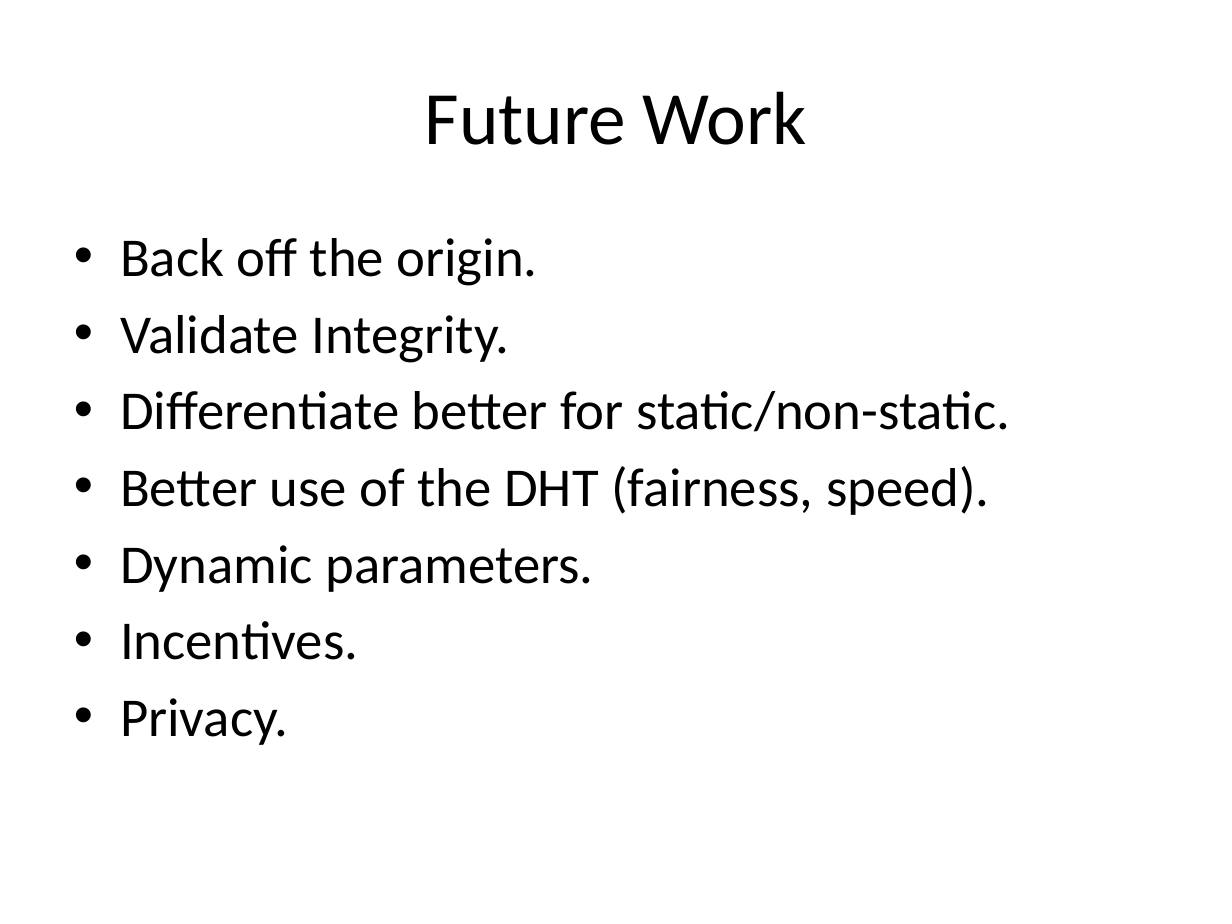
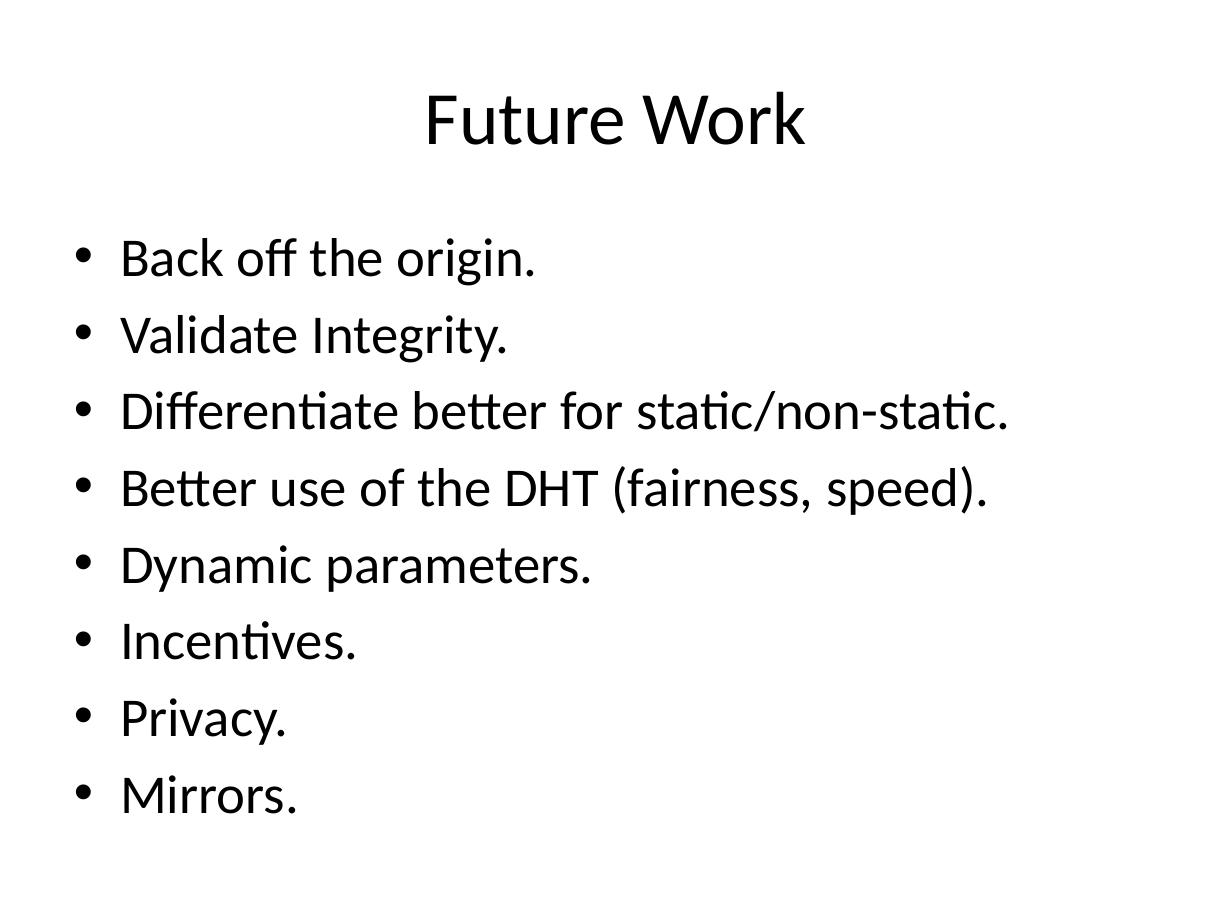
Before and after one commit to rdp/p2pwebclient, a slide deck: slide 33 of thesis_presentation/How to Make the Internet Faster.pptx. Drawn at 1232x924 pixels with LibreOffice and Linux fonts; fonts in the diff are those of the drawing. Boxes give left, top, right and bottom in pixels: in the first picture for what was removed or moved away, otherwise in the second. Text is boxed around its words. In the diff, an @@ line names an element or a change of style, - is before the commit and + after.

```diff
--- a/thesis_presentation/How to Make the Internet Faster.pptx
+++ b/thesis_presentation/How to Make the Internet Faster.pptx
@@ text at <box>120,775,299,814</box>: paragraph added @@
+• Mirrors.
```
Also in this commit, not shown: 1 other file.
